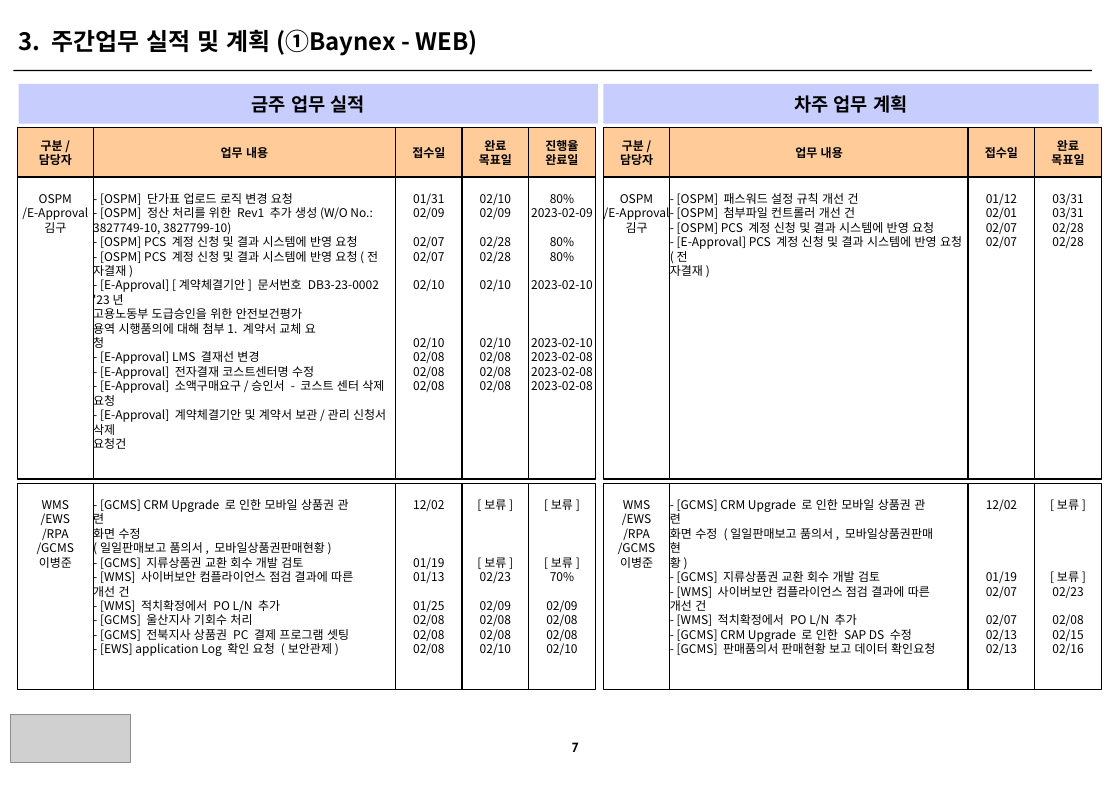
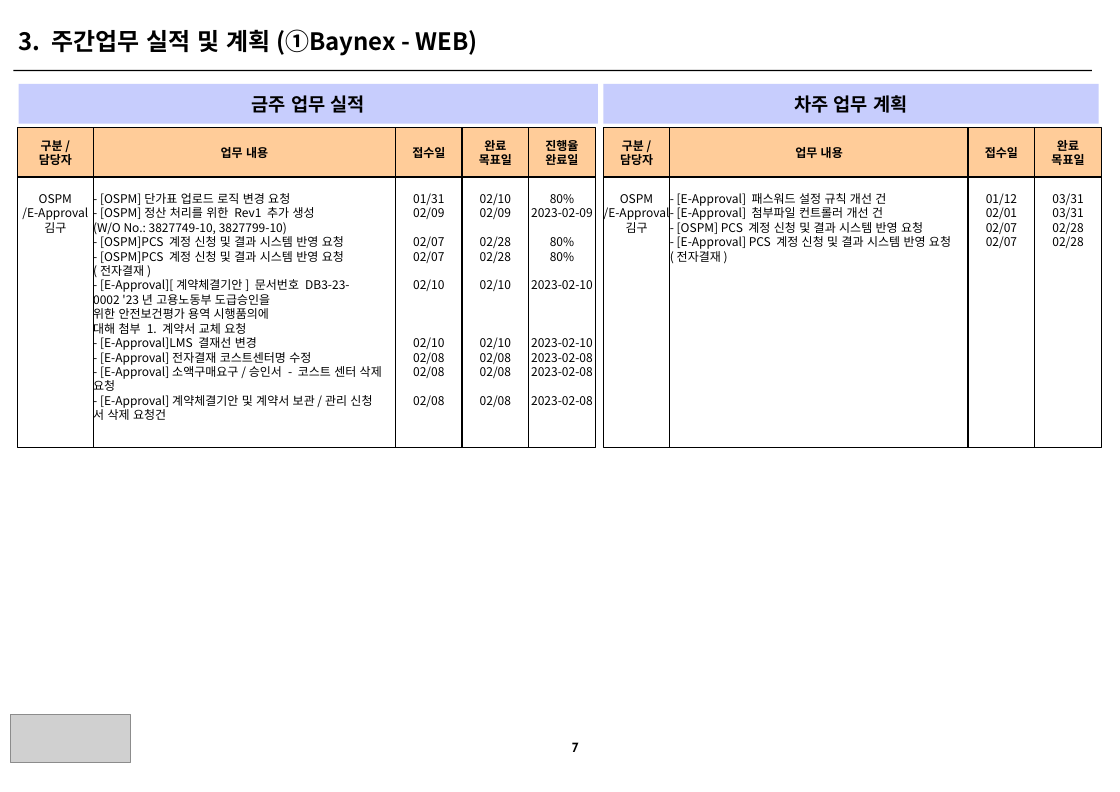
Before and after one commit to HywuLeeJiEun/BBS, a slide deck: slide 1 of src/main/webapp/WEB-INF/Files/web_sample.pptx. Drawn at 1120x792 pixels with LibreOffice and Linux fonts; fonts in the diff are those of the drawing; grey boxes stand for pictures. Boxes give left, top, right and bottom in pixels: in the first picture for what was removed or moved away, otherwise in the second. Text is boxed around its words. In the diff, an @@ line names an element or a change of style, - is before the commit and + after.

Commit message:
[2023-02-13]RMS시스템v2.1(02-14, 계승 기능 관련 강화 및 PL 조회 view 수정)

```diff
--- a/src/main/webapp/WEB-INF/Files/web_sample.pptx
+++ b/src/main/webapp/WEB-INF/Files/web_sample.pptx
@@ rectangle "OSPM /E-Approval 김구": place and size @@
-rectangle "OSPM /E-Approval 김구" at <box>17,177,93,479</box>
+rectangle "OSPM /E-Approval 김구" at <box>17,177,93,448</box>
@@ rectangle "- [OSPM]단가표 업로드 로직 변경 ...": place and size @@
-rectangle "- [OSPM]단가표 업로드 로직 변경 ..." at <box>93,177,395,479</box>
+rectangle "- [OSPM]단가표 업로드 로직 변경 ..." at <box>93,177,395,448</box>
@@ rectangle "01/31 02/09 02/07 02/07 02/10 ...": place and size @@
-rectangle "01/31 02/09 02/07 02/07 02/10 ..." at <box>395,177,461,479</box>
+rectangle "01/31 02/09 02/07 02/07 02/10 ..." at <box>395,177,461,448</box>
@@ rectangle "02/10 02/09 02/28 02/28 02/10 ...": place and size @@
-rectangle "02/10 02/09 02/28 02/28 02/10 ..." at <box>462,177,528,479</box>
+rectangle "02/10 02/09 02/28 02/28 02/10 ..." at <box>462,177,528,448</box>
@@ rectangle "80% 2023-02-09 80% 80% 2023-02-10 ...": place and size @@
-rectangle "80% 2023-02-09 80% 80% 2023-02-10 ..." at <box>528,177,595,479</box>
+rectangle "80% 2023-02-09 80% 80% 2023-02-10 ..." at <box>528,177,595,448</box>
@@ rectangle "OSPM /E-Approval 김구": place and size @@
-rectangle "OSPM /E-Approval 김구" at <box>603,177,669,479</box>
+rectangle "OSPM /E-Approval 김구" at <box>603,177,669,448</box>
@@ rectangle "- [E-Approval] 패스워드 설정 규칙 ...": place and size @@
-rectangle "- [E-Approval] 패스워드 설정 규칙 ..." at <box>670,177,968,479</box>
+rectangle "- [E-Approval] 패스워드 설정 규칙 ..." at <box>670,177,968,448</box>
@@ rectangle "01/12 02/01 02/07 02/07": place and size @@
-rectangle "01/12 02/01 02/07 02/07" at <box>968,177,1035,479</box>
+rectangle "01/12 02/01 02/07 02/07" at <box>968,177,1035,448</box>
@@ rectangle "03/31 03/31 02/28 02/28": place and size @@
-rectangle "03/31 03/31 02/28 02/28" at <box>1035,177,1101,479</box>
+rectangle "03/31 03/31 02/28 02/28" at <box>1035,177,1101,448</box>
@@ text in rectangle at <box>93,193,382,423</box>: text changed @@
-- [OSPM] 단가표 업로드 로직 변경 요청
-- [OSPM] 정산 처리를 위한 Rev1 추가 생성(W/O No.:
-3827749-10, 3827799-10)
-- [OSPM] PCS 계정 신청 및 결과 시스템에 반영 요청
-- [OSPM] PCS 계정 신청 및 결과 시스템에 반영 요청(전
-자결재)
-- [E-Approval] [계약체결기안] 문서번호 DB3-23-0002 '23년
-고용노동부 도급승인을 위한 안전보건평가
-용역 시행품의에 대해 첨부1. 계약서 교체 요
-청
-- [E-Approval] LMS 결재선 변경
-- [E-Approval] 전자결재 코스트센터명 수정
-- [E-Approval] 소액구매요구/승인서 - 코스트 센터 삭제 요청
-- [E-Approval] 계약체결기안 및 계약서 보관/관리 신청서 삭제
-요청건
+- [OSPM]단가표 업로드 로직 변경 요청
+- [OSPM]정산 처리를 위한 Rev1 추가 생성
+(W/O No.: 3827749-10, 3827799-10)
+- [OSPM]PCS 계정 신청 및 결과 시스템 반영 요청
+- [OSPM]PCS 계정 신청 및 결과 시스템 반영 요청
+(전자결재)
+- [E-Approval][계약체결기안] 문서번호 DB3-23-
+0002 '23년 고용노동부 도급승인을
+위한 안전보건평가 용역 시행품의에
+대해 첨부 1. 계약서 교체 요청
+- [E-Approval]LMS 결재선 변경
+- [E-Approval]전자결재 코스트센터명 수정
+- [E-Approval]소액구매요구/승인서 - 코스트 센터 삭제
+요청
+- [E-Approval]계약체결기안 및 계약서 보관/관리 신청
+서 삭제 요청건
@@ text in rectangle at <box>677,193,951,262</box>: text changed @@
-- [OSPM] 패스워드 설정 규칙 개선 건
-- [OSPM] 첨부파일 컨트롤러 개선 건
-- [OSPM] PCS 계정 신청 및 결과 시스템에 반영 요청
-- [E-Approval] PCS 계정 신청 및 결과 시스템에 반영 요청(전
-자결재)
+- [E-Approval] 패스워드 설정 규칙 개선 건
+- [E-Approval] 첨부파일 컨트롤러 개선 건
+- [OSPM] PCS 계정 신청 및 결과 시스템 반영 요청
+- [E-Approval] PCS 계정 신청 및 결과 시스템 반영 요청
+(전자결재)
@@ rectangle removed at <box>17,483,93,689</box> @@
-WMS
-/EWS
-/RPA
-/GCMS
-이병준
@@ rectangle removed at <box>93,483,395,689</box> @@
-- [GCMS] CRM Upgrade 로 인한 모바일 상품권 관
-련
-화면 수정
-(일일판매보고 품의서, 모바일상품권판매현황)
-- [GCMS] 지류상품권 교환 회수 개발 검토
-- [WMS] 사이버보안 컴플라이언스 점검 결과에 따른
-개선 건
-- [WMS] 적치확정에서 PO L/N 추가
-- [GCMS] 울산지사 기회수 처리
-- [GCMS] 전북지사 상품권 PC 결제 프로그램 셋팅
-- [EWS] application Log 확인 요청 (보안관제)
@@ rectangle removed at <box>395,483,461,689</box> @@
-12/02
-01/19
-01/13
-01/25
-02/08
-02/08
-02/08
@@ rectangle removed at <box>462,483,528,689</box> @@
-[보류]
-[보류]
-02/23
-02/09
-02/08
-02/08
-02/10
@@ rectangle removed at <box>528,483,595,689</box> @@
-[보류]
-[보류]
-70%
-02/09
-02/08
-02/08
-02/10
@@ rectangle removed at <box>603,483,669,689</box> @@
-WMS
-/EWS
-/RPA
-/GCMS
-이병준
@@ rectangle removed at <box>670,483,968,689</box> @@
-- [GCMS] CRM Upgrade 로 인한 모바일 상품권 관
-련
-화면 수정 (일일판매보고 품의서, 모바일상품권판매
-현
-황)
-- [GCMS] 지류상품권 교환 회수 개발 검토
-- [WMS] 사이버보안 컴플라이언스 점검 결과에 따른
-개선 건
-- [WMS] 적치확정에서 PO L/N 추가
-- [GCMS] CRM Upgrade 로 인한 SAP DS 수정
-- [GCMS] 판매품의서 판매현황 보고 데이터 확인요청
@@ rectangle removed at <box>968,483,1035,689</box> @@
-12/02
-01/19
-02/07
-02/07
-02/13
-02/13
@@ rectangle removed at <box>1035,483,1101,689</box> @@
-[보류]
-[보류]
-02/23
-02/08
-02/15
-02/16
```
Also in this commit, not shown: 8 slides removed, 5 other files.
